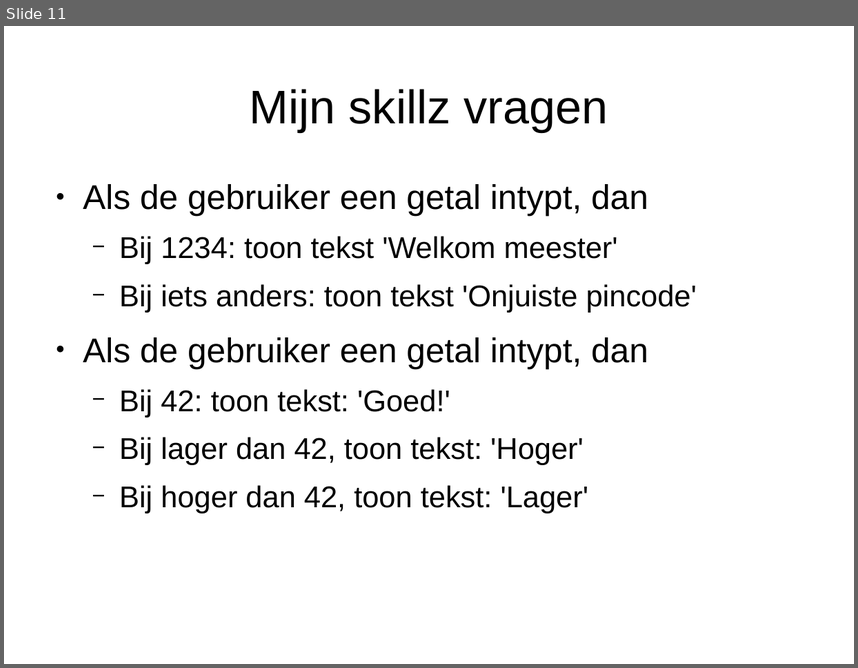
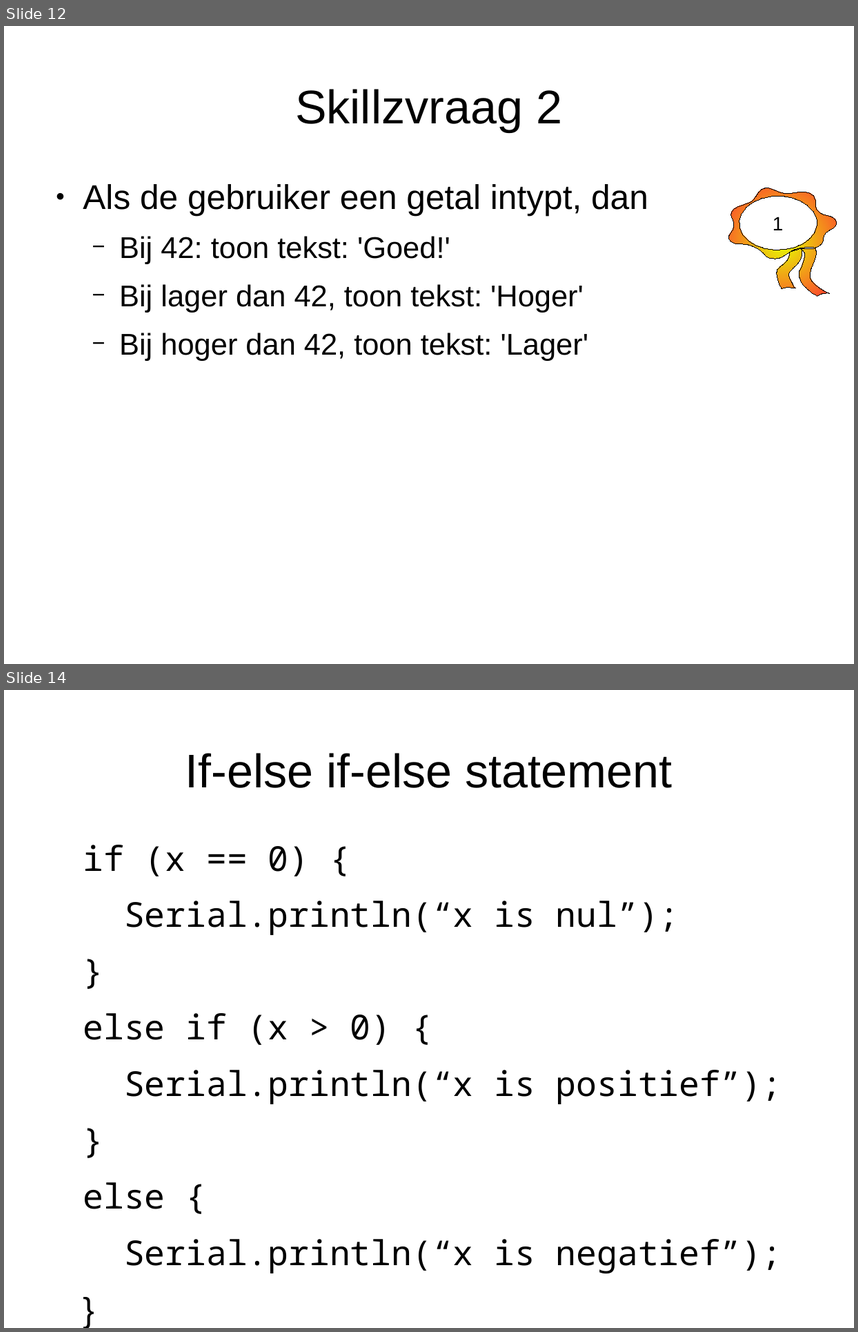
Before and after one commit to djog/arduino_cursus, a slide deck: Presentaties/Programmeren1.odp. Shown one above the other, each under a label of ours: slide 11 before the commit, slides 12 and 14 after it; the slides between them are not shown. The pictures are 858x668 and 858x1332 pixels, drawn with LibreOffice and Linux fonts; fonts in the diff are those of the drawing. Boxes give left, top, right and bottom in pixels: in the first picture for what was removed or moved away, otherwise in the second. Text is boxed around its words. In the diff, an @@ line names an element or a change of style, - is before the commit and + after.

```diff
--- a/Presentaties/Programmeren1.odp
+++ b/Presentaties/Programmeren1.odp
@@ slide 14 added at [4, 690, 854, 1328], background #FFFFFF @@
@@ title added at [185, 753, 672, 788], 44 pt, text #000000 @@
+If-else if-else statement
@@ text added at [83, 845, 782, 1273], 32 pt, text #000000 @@
+if (x == 0) {
+Serial.println(“x is nul”);
+}
+else if (x > 0) {
+Serial.println(“x is positief”);
+}
+else {
+Serial.println(“x is negatief”);
+}
@@ what was slide 11 is now slide 12 @@
@@ slide 12 changed as well @@
@@ title at [295, 89, 562, 132]: text changed @@
-Mijn skillz vragen
+Skillzvraag 2
@@ text "Als de gebruiker een getal ..." at [83, 184, 648, 361]: highlight #FFFFFF to none @@
@@ text at [83, 184, 697, 312]: paragraphs removed @@
-● Als de gebruiker een getal intypt, dan
-  − Bij 1234: toon tekst 'Welkom meester'
-  − Bij iets anders: toon tekst 'Onjuiste pincode'
@@ freeform shape added at [729, 188, 837, 296], fill gradient #E6FF00 to #FF3333, outline #000000 0 pt, 18 pt, text #000000 @@
+1
```
Also in this commit, not shown: 10 other slides changed, 4 other slides added.
